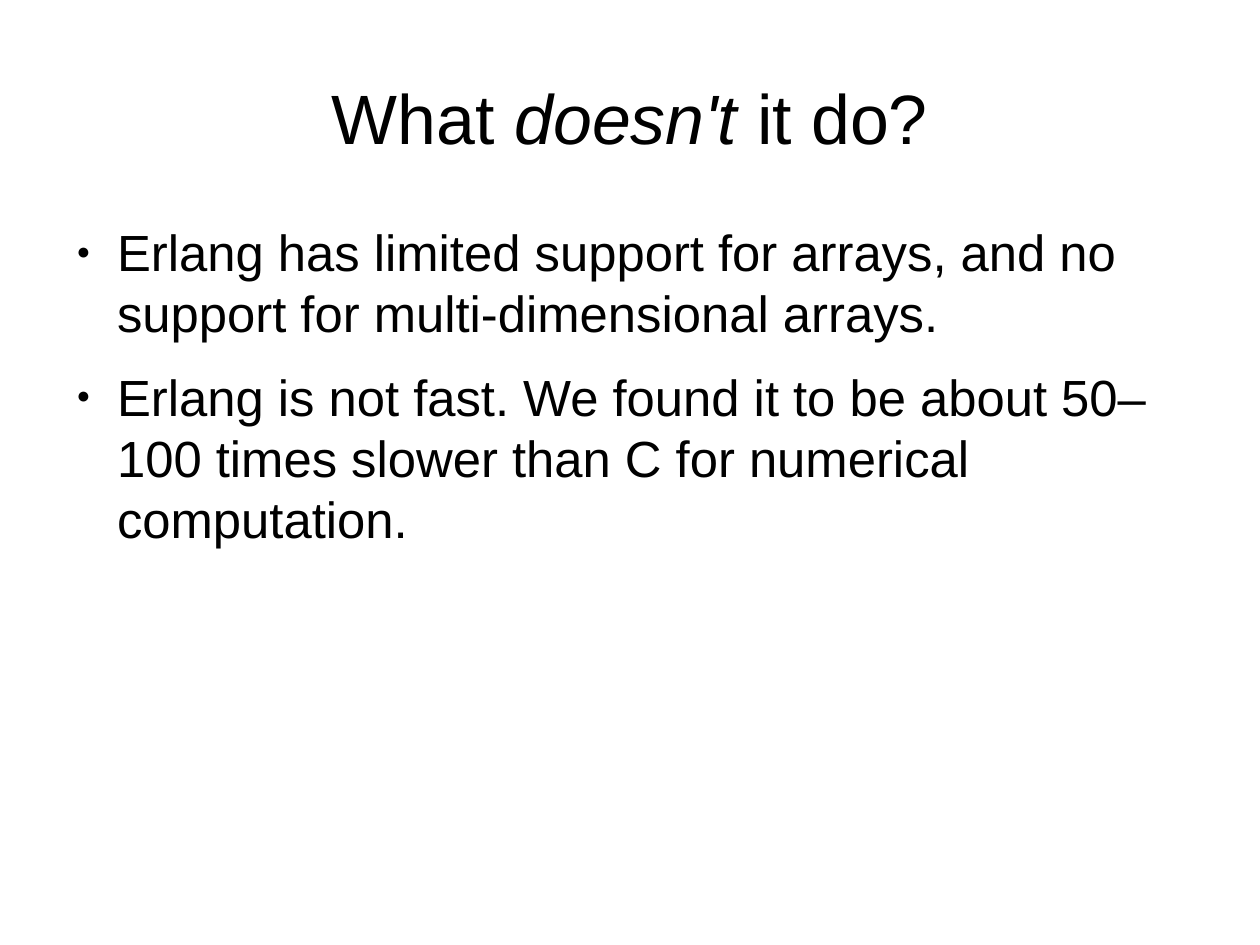
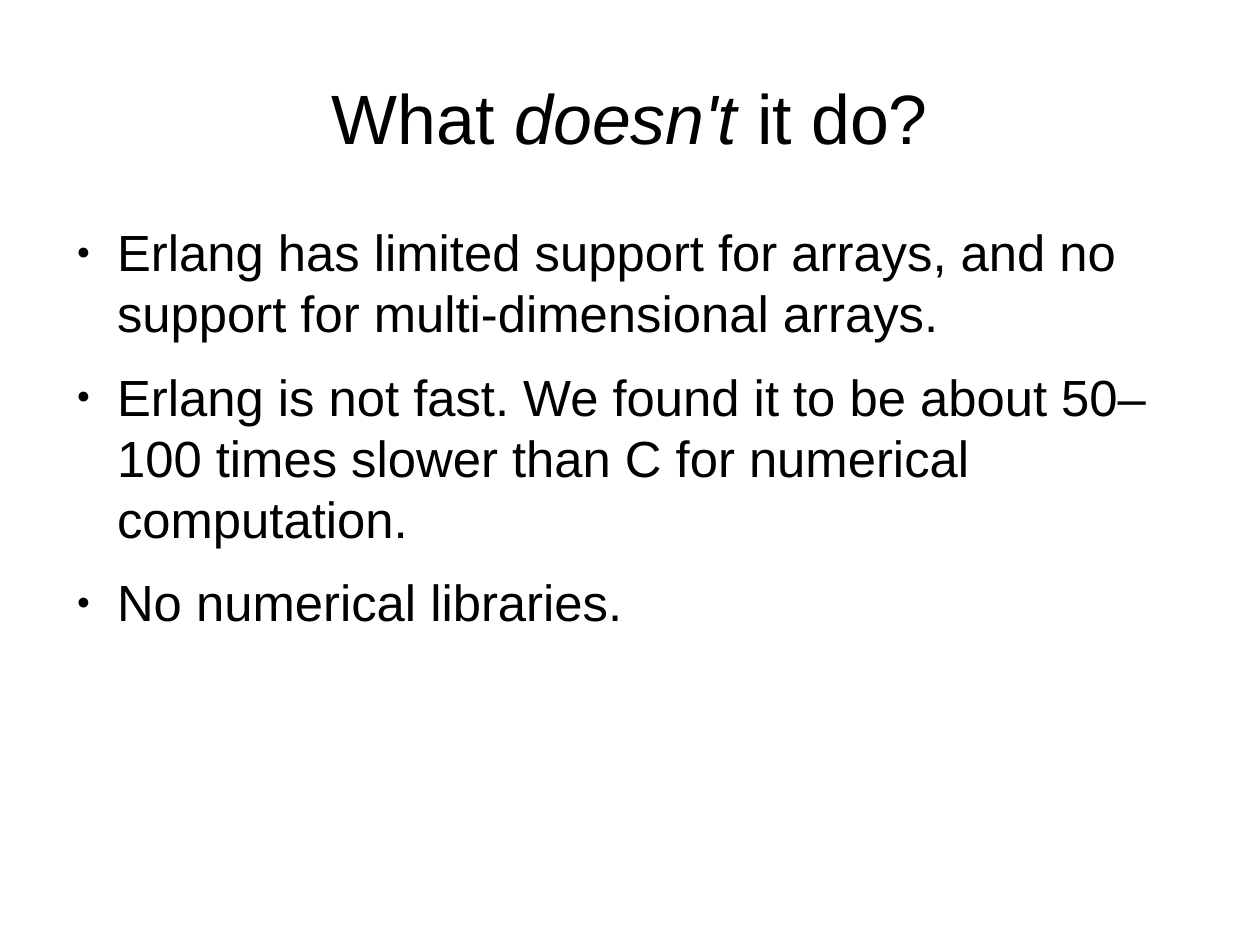
Before and after one commit to FractalDesigns/cowichan-1, a slide deck: slide 10 of miscellaneous/2010-12/slides.odp. Drawn at 1260x945 pixels with LibreOffice and Linux fonts; fonts in the diff are those of the drawing; background and template pictures are left out. Boxes give left, top, right and bottom in pixels: in the first picture for what was removed or moved away, otherwise in the second. Text is boxed around its words. In the diff, an @@ line names an element or a change of style, - is before the commit and + after.

Commit message:
A few small changes to existing slides.

```diff
--- a/miscellaneous/2010-12/slides.odp
+++ b/miscellaneous/2010-12/slides.odp
@@ text at [117, 584, 622, 622]: paragraph added @@
+● No numerical libraries.
```
